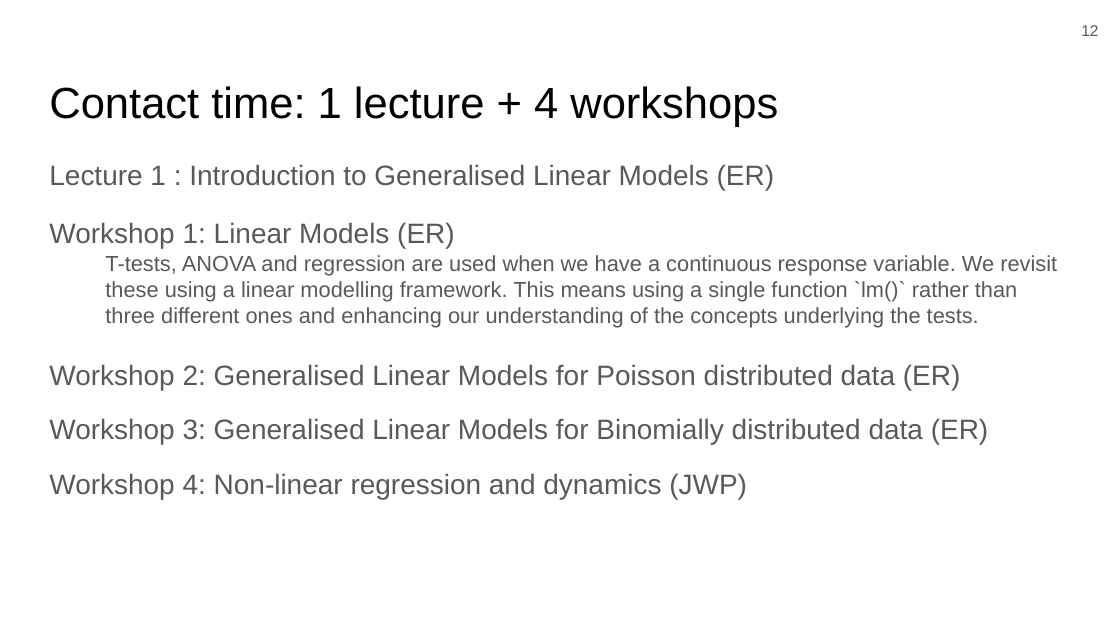
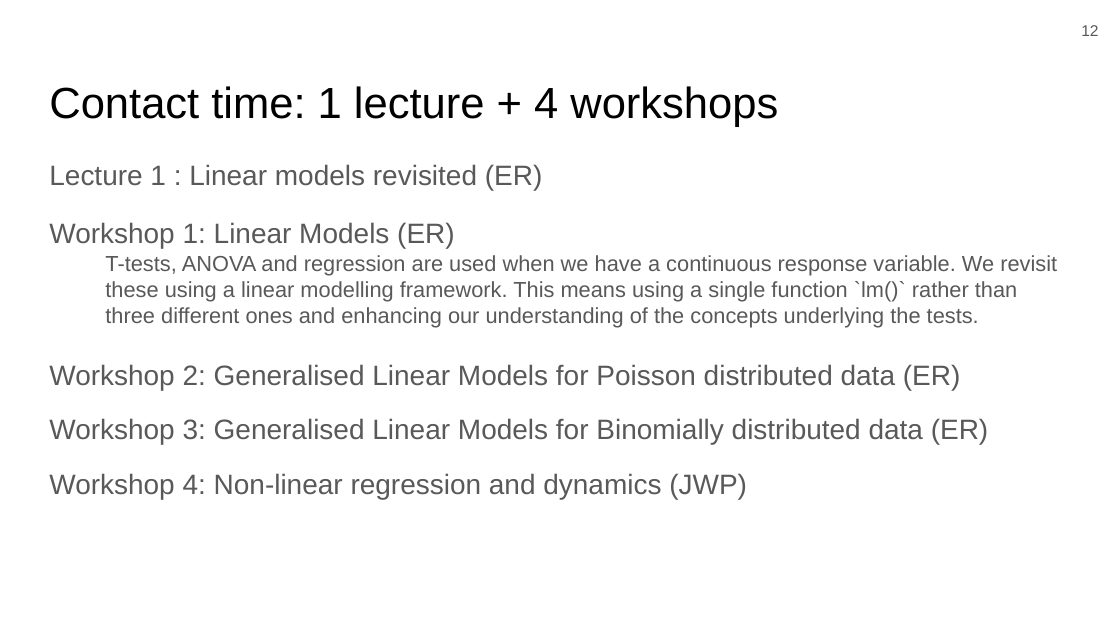
Before and after one commit to 3mmaRand/58I_quant_and_comp_2019, a slide deck: slide 12 of slides/introduction_2019.pptx. Drawn at 1120x630 pixels with LibreOffice and Linux fonts; fonts in the diff are those of the drawing; background and template pictures are left out. Boxes give left, top, right and bottom in pixels: in the first picture for what was removed or moved away, otherwise in the second. Text is boxed around its words. In the diff, an @@ line names an element or a change of style, - is before the commit and + after.

```diff
--- a/slides/introduction_2019.pptx
+++ b/slides/introduction_2019.pptx
@@ text at bbox=[49, 164, 543, 190]: text changed @@
-Lecture 1 : Introduction to Generalised Linear Models (ER)
+Lecture 1 : Linear models revisited (ER)
```
Also in this commit, not shown: 7 other slides changed, 4 other files.
